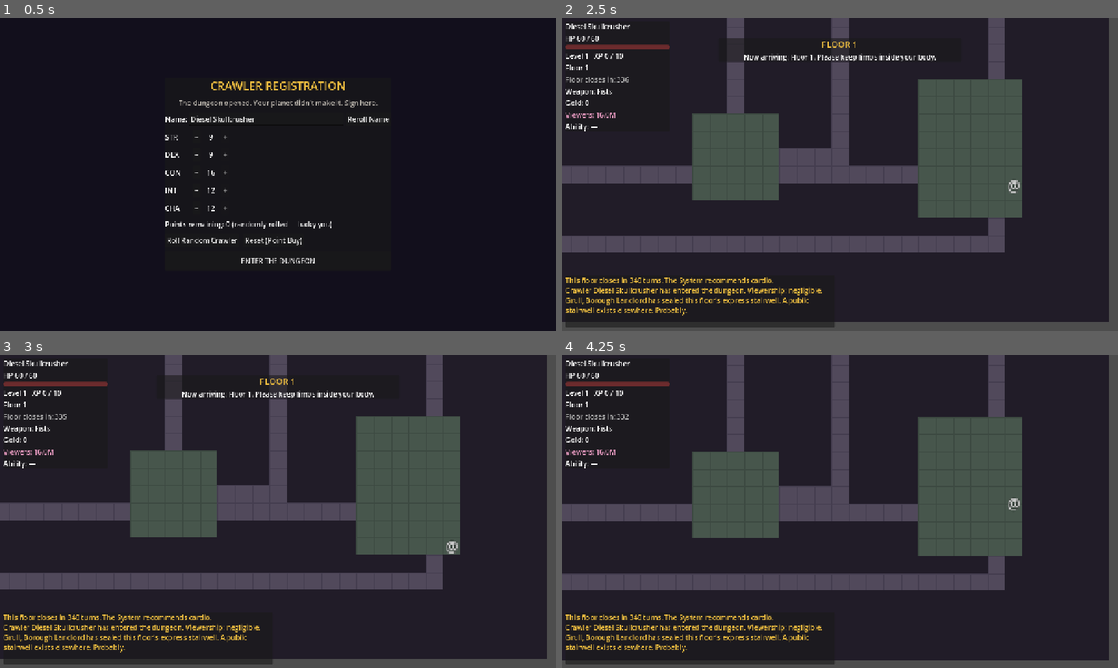
Above: before the commit, frames 1-4 (two rows, left to right).
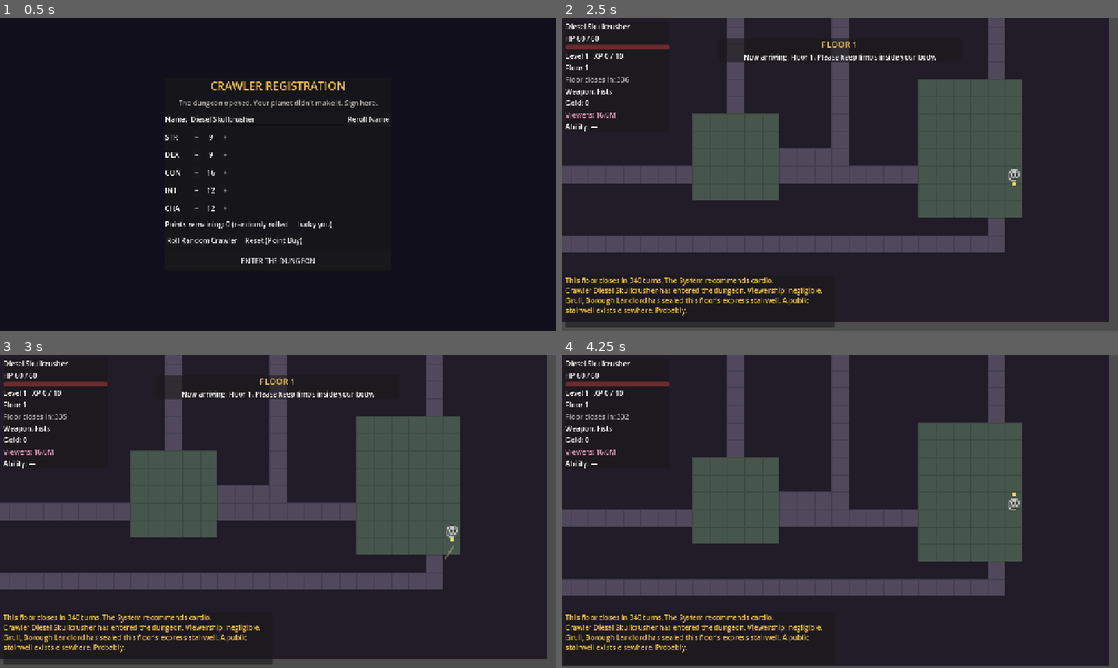
Above: after the commit, the same moments.

Repository: SamuelArchibald3/DungeonCrawler
Game: Godot game, scene res://scenes/main/main.tscn
The game is run twice, just before and just after one commit, with the same random seed, the same clock (stepped at 60 frames per second) and the same inputs.
Inputs (mouse positions are in pixels of both pictures, inside the frame that each line leads up to):
- Up to frame 1 (0.5 s): no input
- Up to frame 2 (2.5 s): click "ENTER THE DUNGEON" at 0.5 s; tap Enter at 1.25 s; move the mouse to (962, 158) at 1.27 s; hold D (move_right) 1.28-2.03 s; hold Q (ability) 1.28-2.03 s; click (962, 158) at 1.42 s; tap . (wait) at 1.55, 2.1 s; move the mouse to (728, 190) at 2.02 s; hold S (move_down) from 2.03 s (still down); tap Space (attack, bound only after the commit) at 2.3 s
- Up to frame 3 (3 s): move the mouse to (333, 442) at 2.77 s; release S (move_down) at 2.78 s; hold D (move_right) from 2.78 s (still down); hold Space (attack, bound only after the commit) from 2.78 s (still down)
- Up to frame 4 (4.25 s): tap J at 3.05, 3.6 s; move the mouse to (812, 574) at 3.52 s; release D (move_right) at 3.53 s; release Space (attack, bound only after the commit) at 3.53 s; hold W (move_up) from 3.53 s (still down); click (812, 574) at 3.67 s; tap Q (ability) at 3.8 s

Frame 1 is identical in both runs. In frame 2, less than 0.1% of the frame differs, in the area x 80-83%, y 48-56%; in frame 3, 0.1%; in frame 4, 6.6%, in the area x 0-99%, y 19-100%.

Commit message:
Attack on a button with slash animation and knockback
Attacking is now a deliberate act: Space (or J) strikes the tile you are
facing - a gold dot on your glyph shows facing, set by movement input -
with a lunge, a sweeping slash arc, and a white hit-flash on the target.
Walking into an enemy just blocks; boxes and NPCs still open on bump,
and smashing a box with an attack also opens it. Held attack auto-swings
in realtime; in turn-based it consumes the turn, whiff or not.

Hits shove smaller enemies back a tile, and shoving them into a wall
adds +3 slam damage. Heavies (brutes, crypt horrors, bosses) stand firm
- unless caught mid-windup, when the shove lands AND cancels their
telegraphed strike, making aggression a real answer to big swings.

Co-Authored-By: Claude Fable 5 <noreply@anthropic.com>

Diff:
--- a/autoload/events.gd
+++ b/autoload/events.gd
@@ -45,7 +45,8 @@
 		"move_down": [KEY_S, KEY_DOWN],
 		"move_left": [KEY_A, KEY_LEFT],
 		"move_right": [KEY_D, KEY_RIGHT],
-		"wait": [KEY_SPACE, KEY_PERIOD],
+		"wait": [KEY_PERIOD],
+		"attack": [KEY_SPACE, KEY_J],
 		"interact": [KEY_E, KEY_ENTER],
 		"inventory": [KEY_I, KEY_TAB],
 		"ability": [KEY_Q],
--- a/scenes/dungeon/entity.gd
+++ b/scenes/dungeon/entity.gd
@@ -10,10 +10,16 @@
 
 static var _mono_font: SystemFont
 
+const FACING_DOT_POS := {
+	Vector2i.UP: Vector2(6.5, -2), Vector2i.DOWN: Vector2(6.5, 15),
+	Vector2i.LEFT: Vector2(-2, 6.5), Vector2i.RIGHT: Vector2(15, 6.5),
+}
+
 var grid_pos: Vector2i
 var glyph := "?"
 var color := Color.WHITE
 var is_player := false
+var facing := Vector2i.DOWN
 
 ## Enemy-only fields (null/unused for the player)
 var enemy_def: EnemyDef
@@ -38,6 +44,7 @@
 var _bar_bg: ColorRect
 var _bar_fill: ColorRect
 var _telegraph_mark: Label
+var _facing_dot: ColorRect
 
 
 static func make(glyph_: String, color_: Color, pos: Vector2i) -> Entity:
@@ -104,6 +111,13 @@
 	add_child(_label)
 	_center_label.call_deferred()
 
+	if is_player:
+		_facing_dot = ColorRect.new()
+		_facing_dot.color = Color(0.95, 0.85, 0.4)
+		_facing_dot.size = Vector2(3, 3)
+		add_child(_facing_dot)
+		set_facing(facing)
+
 	if enemy_def != null:
 		_bar_bg = ColorRect.new()
 		_bar_bg.color = Color(0, 0, 0, 0.7)
@@ -136,6 +150,42 @@
 		_tween.tween_property(self, "position", target, duration)
 	else:
 		position = target
+
+
+func set_facing(dir: Vector2i) -> void:
+	if dir == Vector2i.ZERO:
+		return
+	facing = dir
+	if _facing_dot != null and FACING_DOT_POS.has(dir):
+		_facing_dot.position = FACING_DOT_POS[dir]
+
+
+## Attack visual: lunge plus a slash arc sweeping across the target tile.
+func play_attack_slash(dir: Vector2i) -> void:
+	bump_toward(dir)
+	if not is_inside_tree():
+		return
+	var slash := ColorRect.new()
+	slash.color = Color(1, 0.95, 0.7, 0.9)
+	slash.size = Vector2(14, 2)
+	slash.pivot_offset = Vector2(1, 1)
+	slash.position = Vector2((grid_pos + dir) * TILE) + Vector2(TILE / 2.0, TILE / 2.0)
+	var base_angle := Vector2(dir).angle()
+	slash.rotation = base_angle - 0.9
+	get_parent().add_child(slash)
+	var tween := slash.create_tween()
+	tween.set_parallel(true)
+	tween.tween_property(slash, "rotation", base_angle + 0.9, 0.12)
+	tween.tween_property(slash, "modulate:a", 0.0, 0.14)
+	tween.chain().tween_callback(slash.queue_free)
+
+
+## Brief white flash when taking a hit.
+func flash_hit() -> void:
+	if _label == null or not is_inside_tree():
+		return
+	_label.modulate = Color(4, 4, 4)
+	create_tween().tween_property(_label, "modulate", Color.WHITE, 0.15)
 
 
 ## Cosmetic half-step lunge for attacks.
--- a/scenes/main/main.gd
+++ b/scenes/main/main.gd
@@ -281,7 +281,7 @@
 		char_create_screen._on_confirm()
 		return
 
-	var actions := ["move_up", "move_down", "move_left", "move_right", "wait", "ability"]
+	var actions := ["move_up", "move_down", "move_left", "move_right", "wait", "ability", "attack"]
 	var ev := InputEventAction.new()
 	ev.action = actions[_autorun_rng.randi_range(0, actions.size() - 1)]
 	ev.pressed = true
--- a/scenes/ui/guide_screen.gd
+++ b/scenes/ui/guide_screen.gd
@@ -7,9 +7,10 @@
 const PAGES := [
 	["SO YOU'RE GOING TO DIE IN A DUNGEON",
 		"Welcome, crawler. I'm contractually required to help you.\n\n" +
-		"• Move with [b]WASD[/b] or the arrow keys. Every step is a turn; the dungeon moves when you do.\n" +
-		"• Walk INTO a monster to hit it. Violence is the dungeon's love language.\n" +
-		"• [b]Space[/b] waits a turn. Sometimes the bravest move is standing very still.\n" +
+		"• Move with [b]WASD[/b] or the arrow keys. The little gold dot shows which way you're facing.\n" +
+		"• Press [b]SPACE[/b] (or J) to attack whatever you're facing. Violence has a dedicated button now.\n" +
+		"• Your hits shove smaller monsters back — into walls, ideally. Heavies only budge mid-windup, which also cancels their big swing.\n" +
+		"• When something flashes [b]![/b], it's winding up. Move, shove, or accept the consequences.\n" +
 		"• Find the gold stairs tile and step on it to descend. Down is the only way out. Well — 'out.'"],
 	["LOOT BOXES AND OTHER BRIBES",
 		"Those colorful boxes? Bump them open. Bronze, Silver, Gold, Platinum — fancier box, fancier garbage.\n\n" +
--- a/scripts/turn_manager.gd
+++ b/scripts/turn_manager.gd
@@ -37,11 +37,14 @@
 
 	_player_cooldown = maxf(_player_cooldown - delta, 0.0)
 	if _player_cooldown <= 0.0:
-		var dir := _held_direction()
-		if dir != Vector2i.ZERO:
-			_realtime_player_action(dir)
-		elif Input.is_action_just_pressed("ability"):
-			_realtime_ability()
+		if Input.is_action_pressed("attack"):
+			_realtime_attack()
+		else:
+			var dir := _held_direction()
+			if dir != Vector2i.ZERO:
+				_realtime_player_action(dir)
+			elif Input.is_action_just_pressed("ability"):
+				_realtime_ability()
 
 	_world_accum += delta
 	if _world_accum >= WORLD_TICK_SECONDS:
@@ -67,6 +70,14 @@
 	if acted:
 		_player_cooldown = PLAYER_ACTION_SECONDS
 		Events.hud_refresh.emit()
+	if state == State.RESOLVING:
+		state = State.AWAITING_INPUT
+
+
+func _realtime_attack() -> void:
+	state = State.RESOLVING
+	_resolve_attack()
+	_player_cooldown = PLAYER_ACTION_SECONDS
 	if state == State.RESOLVING:
 		state = State.AWAITING_INPUT
 
@@ -105,6 +116,14 @@
 		_do_turn(Vector2i.RIGHT)
 	elif event.is_action_pressed("wait"):
 		_do_turn(Vector2i.ZERO)
+	elif event.is_action_pressed("attack"):
+		state = State.RESOLVING
+		_resolve_attack()
+		_resolve_enemies()
+		if state == State.RESOLVING:
+			_post_turn()
+		if state == State.RESOLVING:
+			state = State.AWAITING_INPUT
 	elif event.is_action_pressed("ability"):
 		_use_ability()
 
@@ -128,18 +147,32 @@
 		state = State.AWAITING_INPUT
 
 
+## Attack the tile the player is facing. Always consumes the action —
+## whiffing dramatically is part of the show.
+func _resolve_attack() -> bool:
+	var player := dungeon.player
+	var target := player.grid_pos + player.facing
+	player.play_attack_slash(player.facing)
+	var occupant: Object = dungeon.grid.entity_at(target)
+	if occupant is Entity and (occupant as Entity).enemy_def != null:
+		_player_attack(occupant as Entity, player.facing)
+	elif occupant != null and occupant.has_method("on_bumped"):
+		occupant.on_bumped()  # smashing a box open counts as opening it
+	return true
+
+
 ## Returns true if the action consumed a turn.
 func _resolve_player(dir: Vector2i) -> bool:
 	if dir == Vector2i.ZERO:
 		return true  # wait
 
 	var player := dungeon.player
+	player.set_facing(dir)
 	var target := player.grid_pos + dir
 	var occupant: Object = dungeon.grid.entity_at(target)
 
 	if occupant is Entity and (occupant as Entity).enemy_def != null:
-		_player_attack(occupant as Entity, dir)
-		return true
+		return false  # blocked: attacks are a button now, not a shoulder-check
 
 	if occupant != null and occupant.has_method("on_bumped"):
 		occupant.on_bumped()
@@ -171,12 +204,35 @@
 	var c: CharacterData = GameState.character
 	var dmg := Combat.player_attack_damage(c, enemy, GameState.rng)
 	enemy.hp -= dmg
-	dungeon.player.bump_toward(dir)
+	enemy.flash_hit()
 	if enemy.hp <= 0:
 		Events.msg("You hit the %s for %d, killing it." % [enemy.display_name(), dmg], &"combat")
 		_kill_enemy(enemy)
 	else:
 		Events.msg("You hit the %s for %d." % [enemy.display_name(), dmg], &"combat")
+		_apply_knockback(enemy, dir)
+
+
+## Hits shove smaller enemies back a tile; wall slams hurt. Heavies stand
+## firm — unless caught mid-windup, when a shove interrupts the telegraph.
+func _apply_knockback(enemy: Entity, dir: Vector2i) -> void:
+	if (enemy.is_boss or enemy.telegraphs_attacks) and not enemy.winding_up:
+		return
+	var push := enemy.grid_pos + dir
+	if dungeon.grid.is_open(push) and not dungeon.grid.is_safe(push):
+		dungeon.grid.move_entity(enemy, enemy.grid_pos, push)
+		enemy.set_grid_pos(push)
+		if enemy.winding_up:
+			enemy.winding_up = false
+			enemy.set_telegraphing(false)
+			Events.msg("The shove interrupts %s's windup." % enemy.display_name(), &"combat")
+	else:
+		var slam := 3
+		enemy.hp -= slam
+		enemy.flash_hit()
+		Events.msg("%s slams into the wall for %d." % [enemy.display_name(), slam], &"combat")
+		if enemy.hp <= 0:
+			_kill_enemy(enemy)
 
 
 func _kill_enemy(enemy: Entity) -> void:
--- a/tests/systest.gd
+++ b/tests/systest.gd
@@ -699,6 +699,98 @@
 	c.base_stats[&"DEX"] = dex_saved
 	c.hp = c.max_hp
 
+	# --- Button attacks, knockback, wall slams ---
+	if range_row != Vector2i(-1, -1):
+		var p0 := range_row
+		var p1 := range_row + Vector2i(1, 0)
+		var p2 := range_row + Vector2i(2, 0)
+		var attack_home: Vector2i = dungeon.player.grid_pos
+		dungeon.grid.move_entity(dungeon.player, attack_home, p0)
+		dungeon.player.set_grid_pos(p0, false)
+		dungeon.player.set_facing(Vector2i.RIGHT)
+
+		var kb_rat := Entity.make_enemy(EnemyDef.all()[0], p1, 1)
+		kb_rat.max_hp = 99
+		kb_rat.hp = 99
+		dungeon.add_child(kb_rat)
+		dungeon.grid.place_entity(kb_rat, p1)
+		dungeon.turn_manager._resolve_attack()
+		check(kb_rat.hp < 99, "button attack hits the faced tile")
+		check(kb_rat.grid_pos == p2, "hit shoves the rat back a tile")
+		check(dungeon.grid.entity_at(p2) == kb_rat, "occupancy follows knockback")
+		check(dungeon.turn_manager._resolve_player(Vector2i.RIGHT), "player steps into the vacated tile")
+		check(not dungeon.turn_manager._resolve_player(Vector2i.RIGHT), "walking into an enemy blocks instead of attacking")
+		dungeon.grid.move_entity(dungeon.player, dungeon.player.grid_pos, p0)
+		dungeon.player.set_grid_pos(p0, false)
+		dungeon.grid.remove_entity(kb_rat.grid_pos)
+		kb_rat.queue_free()
+
+		# Baseline damage with room to be shoved, then the same swing into a wall
+		var base_rat := Entity.make_enemy(EnemyDef.all()[0], p1, 1)
+		base_rat.max_hp = 99
+		base_rat.hp = 99
+		dungeon.add_child(base_rat)
+		dungeon.grid.place_entity(base_rat, p1)
+		GameState.rng.seed = 777
+		dungeon.turn_manager._resolve_attack()
+		var loss_open: int = 99 - base_rat.hp
+		dungeon.grid.remove_entity(base_rat.grid_pos)
+		base_rat.queue_free()
+
+		var slam_pos := Vector2i(-1, -1)
+		var slam_dir := Vector2i.ZERO
+		for y in dungeon.grid.height:
+			for x in dungeon.grid.width:
+				var pos := Vector2i(x, y)
+				for dir in [Vector2i.UP, Vector2i.DOWN, Vector2i.LEFT, Vector2i.RIGHT]:
+					if dungeon.grid.is_open(pos) and not dungeon.grid.is_safe(pos) \
+							and dungeon.grid.get_tile(pos + dir) == DungeonGrid.WALL \
+							and dungeon.grid.is_open(pos - dir) and not dungeon.grid.is_safe(pos - dir):
+						slam_pos = pos
+						slam_dir = dir
+						break
+				if slam_pos != Vector2i(-1, -1):
+					break
+			if slam_pos != Vector2i(-1, -1):
+				break
+		check(slam_pos != Vector2i(-1, -1), "found a wall-backed tile for the slam test")
+		if slam_pos != Vector2i(-1, -1):
+			dungeon.grid.move_entity(dungeon.player, dungeon.player.grid_pos, slam_pos - slam_dir)
+			dungeon.player.set_grid_pos(slam_pos - slam_dir, false)
+			dungeon.player.set_facing(slam_dir)
+			var slam_rat := Entity.make_enemy(EnemyDef.all()[0], slam_pos, 1)
+			slam_rat.max_hp = 99
+			slam_rat.hp = 99
+			dungeon.add_child(slam_rat)
+			dungeon.grid.place_entity(slam_rat, slam_pos)
+			GameState.rng.seed = 777
+			dungeon.turn_manager._resolve_attack()
+			var loss_wall: int = 99 - slam_rat.hp
+			check(loss_wall == loss_open + 3, "wall slam adds +3 damage (%d vs %d)" % [loss_wall, loss_open])
+			dungeon.grid.remove_entity(slam_rat.grid_pos)
+			slam_rat.queue_free()
+			dungeon.grid.move_entity(dungeon.player, dungeon.player.grid_pos, p0)
+			dungeon.player.set_grid_pos(p0, false)
+			dungeon.player.set_facing(Vector2i.RIGHT)
+
+		# Heavies stand firm — unless caught mid-windup
+		var firm_brute := Entity.make_enemy(brute_def, p1, 1)
+		firm_brute.max_hp = 99
+		firm_brute.hp = 99
+		dungeon.add_child(firm_brute)
+		dungeon.grid.place_entity(firm_brute, p1)
+		dungeon.turn_manager._resolve_attack()
+		check(firm_brute.grid_pos == p1, "heavies resist knockback")
+		firm_brute.winding_up = true
+		firm_brute.set_telegraphing(true)
+		dungeon.turn_manager._resolve_attack()
+		check(firm_brute.grid_pos == p2 and not firm_brute.winding_up, "shoving a winding heavy interrupts the telegraph")
+		dungeon.grid.remove_entity(firm_brute.grid_pos)
+		firm_brute.queue_free()
+		dungeon.grid.move_entity(dungeon.player, dungeon.player.grid_pos, attack_home)
+		dungeon.player.set_grid_pos(attack_home, false)
+	c.hp = c.max_hp
+
 	# --- Death path shows game over ---
 	c.hp = 0
 	Events.player_died.emit()
Not shown, changed: README.md
